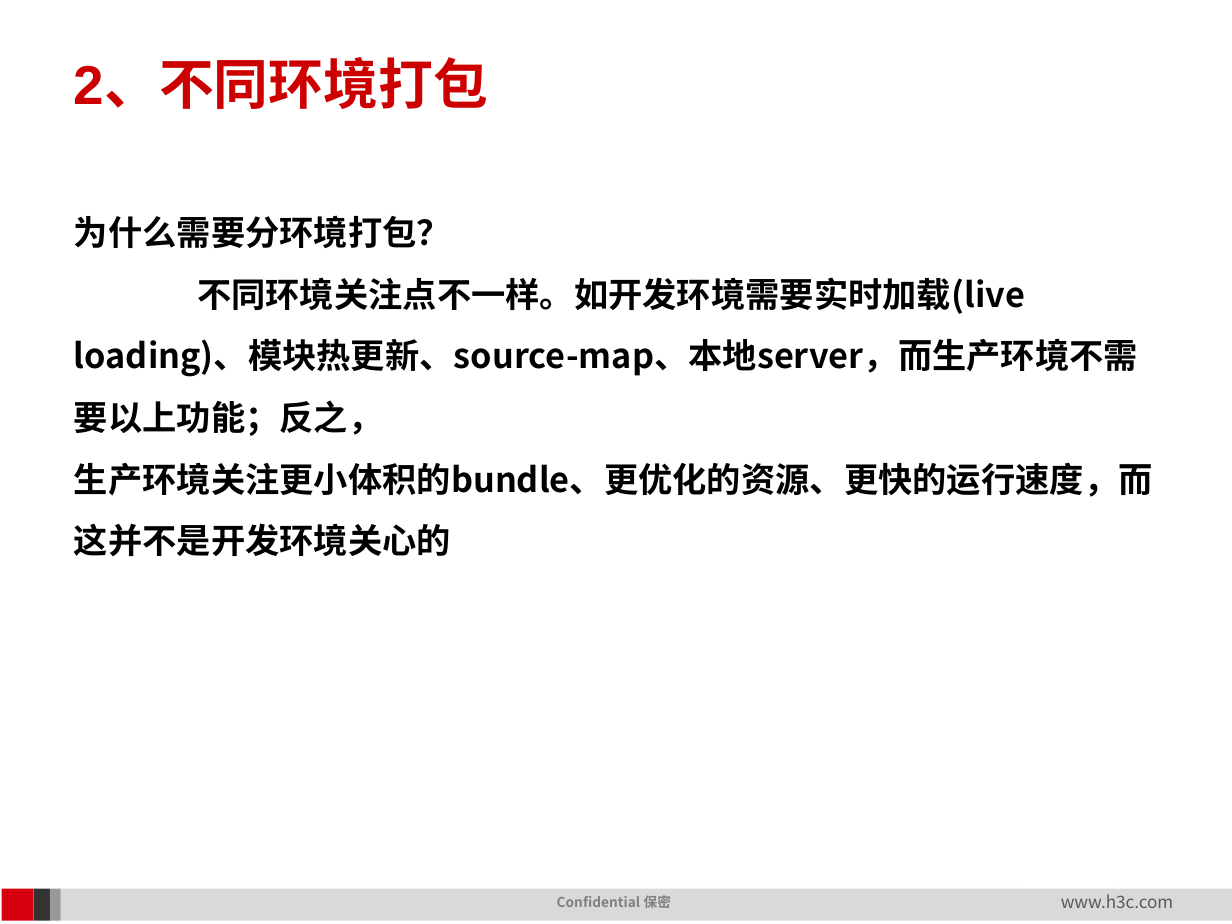
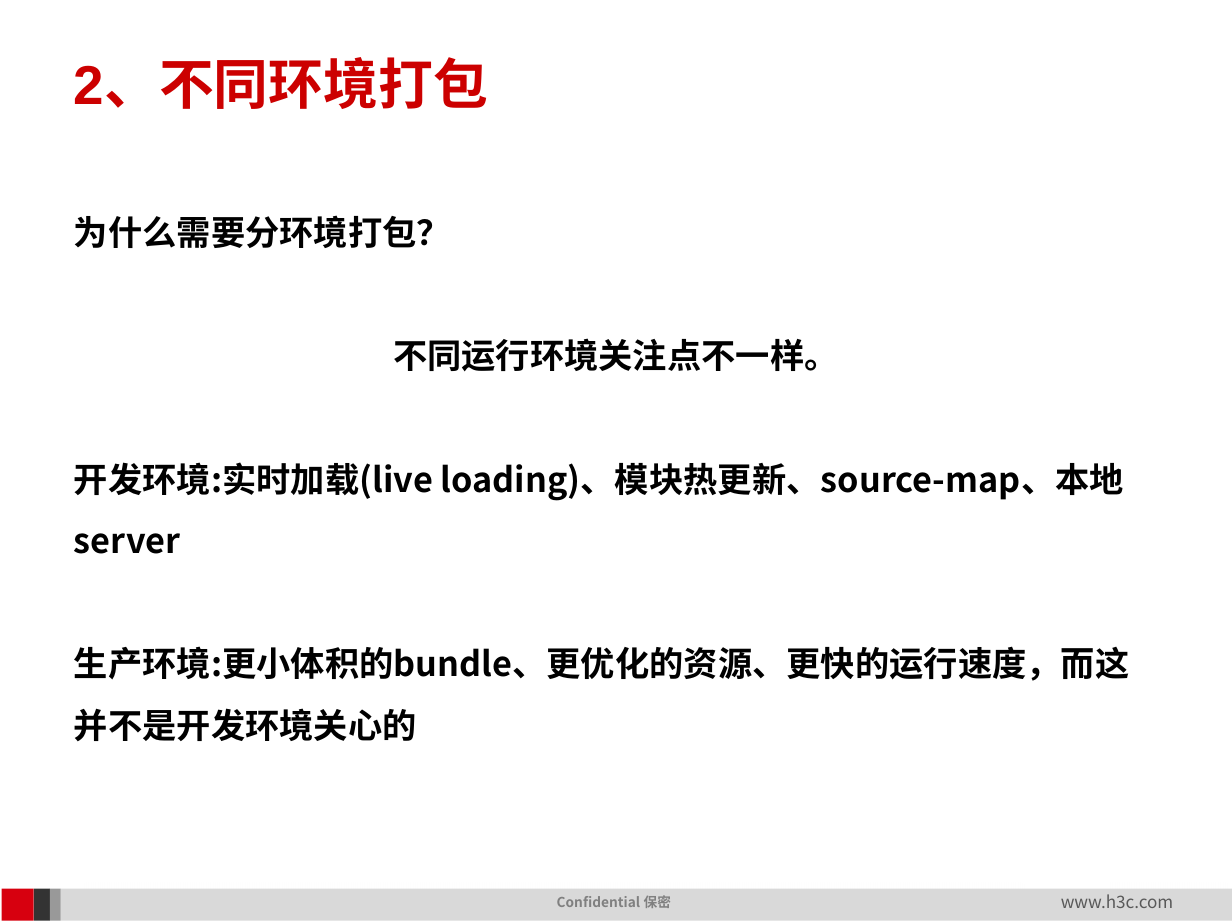
Before and after one commit to leez-bot/FE-Study, a slide deck: slide 19 of notes/webpack/webpack高级配置.pptx. Drawn at 1232x924 pixels with LibreOffice and Linux fonts; fonts in the diff are those of the drawing; background and template pictures are left out. Boxes give left, top, right and bottom in pixels: in the first picture for what was removed or moved away, otherwise in the second. Text is boxed around its words. In the diff, an @@ line names an element or a change of style, - is before the commit and + after.

```diff
--- a/notes/webpack/webpack高级配置.pptx
+++ b/notes/webpack/webpack高级配置.pptx
@@ text at (74,338,1129,741): text changed @@
-不同环境关注点不一样。如开发环境需要实时加载(live loading)、模块热更新、source-map、本地server，而生产环境不需要以上功能；反之，
-生产环境关注更小体积的bundle、更优化的资源、更快的运行速度，而这并不是开发环境关心的
+不同运行环境关注点不一样。
+开发环境:实时加载(live loading)、模块热更新、source-map、本地server
+生产环境:更小体积的bundle、更优化的资源、更快的运行速度，而这并不是开发环境关心的
```
Also in this commit, not shown: 10 other slides changed, 2 slides added, 11 other files.
